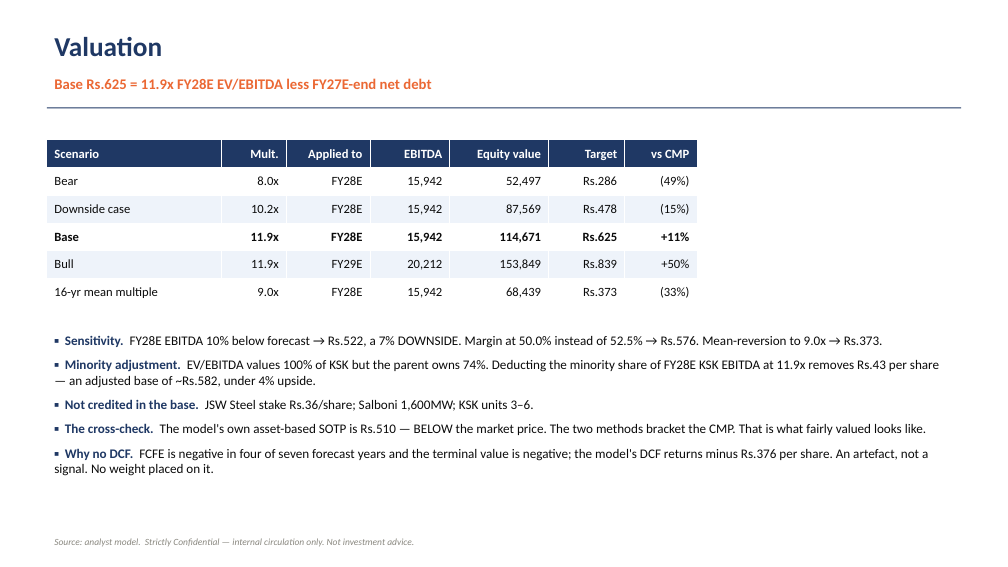
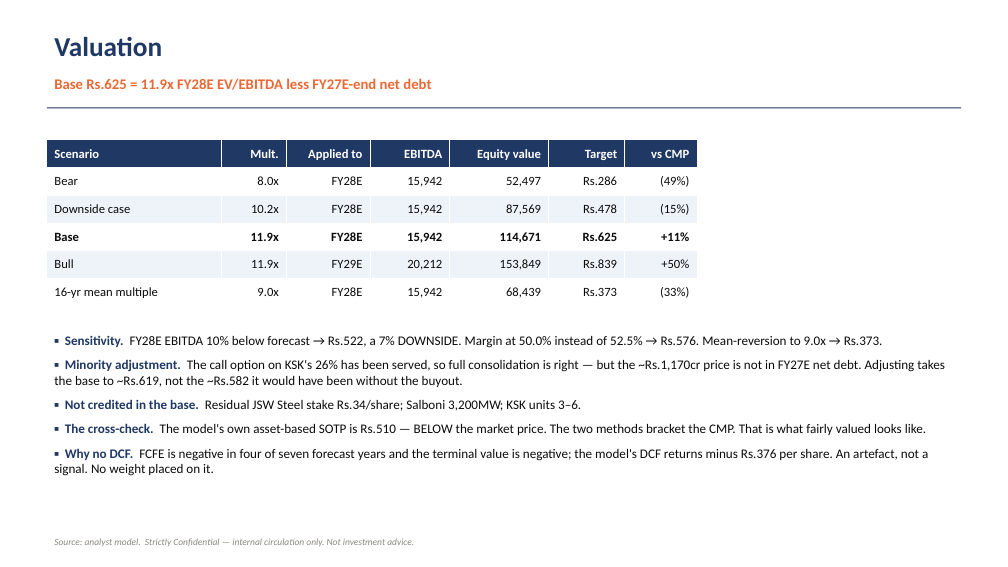
Before and after one commit to Poweravendus/Power, a slide deck: slide 15 of JSW_Energy/JSW_Energy_Pitch_Deck_July2026.pptx. Drawn at 1008x567 pixels with LibreOffice and Linux fonts; fonts in the diff are those of the drawing. Boxes give left, top, right and bottom in pixels: in the first picture for what was removed or moved away, otherwise in the second. Text is boxed around its words. In the diff, an @@ line names an element or a change of style, - is before the commit and + after.

```diff
--- a/JSW_Energy/JSW_Energy_Pitch_Deck_July2026.pptx
+++ b/JSW_Energy/JSW_Energy_Pitch_Deck_July2026.pptx
@@ text at (54, 359, 945, 411): text changed @@
-▪ Minority adjustment. EV/EBITDA values 100% of KSK but the parent owns 74%. Deducting the minority share of FY28E KSK EBITDA at 11.9x removes Rs.43 per share — an adjusted base of ~Rs.582, under 4% upside.
-▪ Not credited in the base. JSW Steel stake Rs.36/share; Salboni 1,600MW; KSK units 3–6.
+▪ Minority adjustment. The call option on KSK's 26% has been served, so full consolidation is right — but the ~Rs.1,170cr price is not in FY27E net debt. Adjusting takes the base to ~Rs.619, not the ~Rs.582 it would have been without the buyout.
+▪ Not credited in the base. Residual JSW Steel stake Rs.34/share; Salboni 3,200MW; KSK units 3–6.
```
Also in this commit, not shown: 8 other slides changed, 7 other files.
